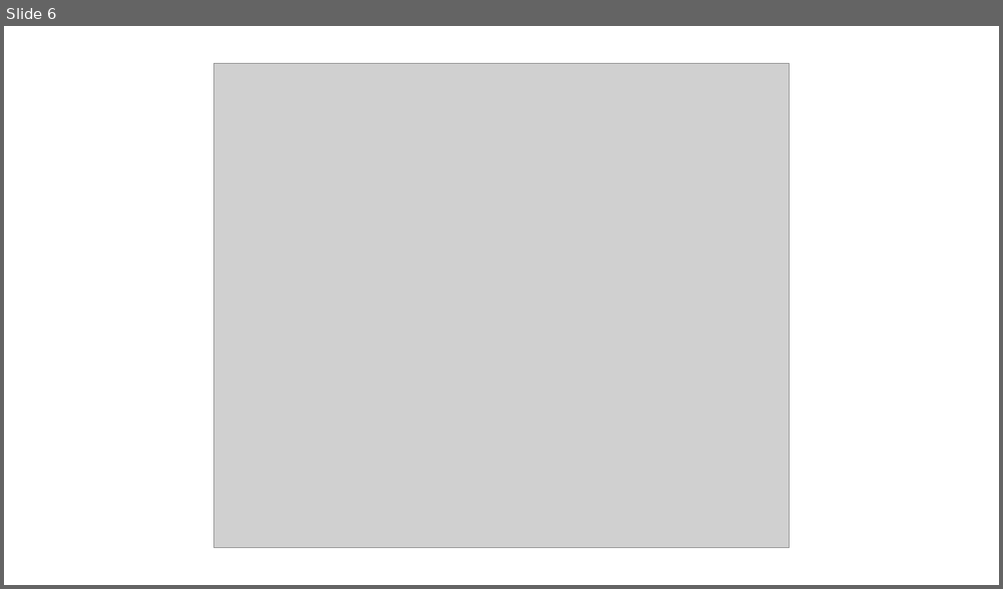
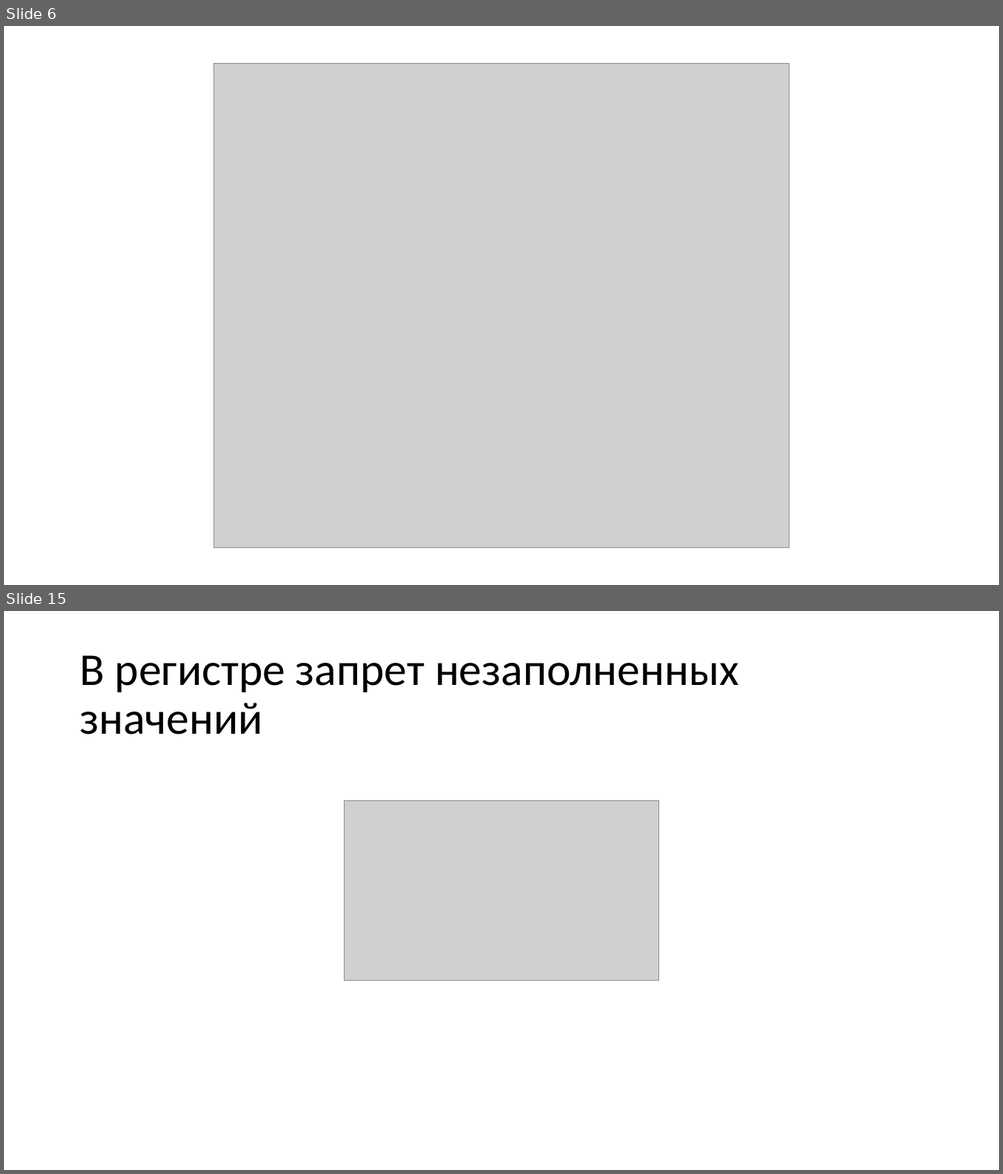
Before and after one commit to CoolzGH/Spec_1c, a slide deck: Решения ОУ/Решение ОУ.pptx. Shown one above the other, each under a label of ours: slide 6 before the commit, slides 6 and 15 after it; the slides between them are not shown. The pictures are 1003x589 and 1003x1174 pixels, drawn with LibreOffice and Linux fonts; fonts in the diff are those of the drawing; grey boxes stand for pictures. Boxes give left, top, right and bottom in pixels: in the first picture for what was removed or moved away, otherwise in the second. Text is boxed around its words. In the diff, an @@ line names an element or a change of style, - is before the commit and + after.

```diff
--- a/Решения ОУ/Решение ОУ.pptx
+++ b/Решения ОУ/Решение ОУ.pptx
@@ slide 15 added at [4,611,999,1170], background #FFFFFF @@
@@ title added at [79,655,739,735], 44 pt, text #000000 @@
+В регистре запрет незаполненных значений
@@ picture added at [344,801,659,981] @@
```
Also in this commit, not shown: 40 other slides added, 4 other files.
